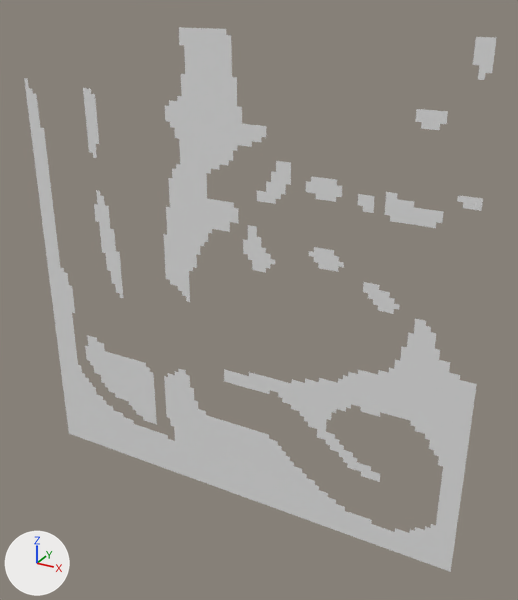
The OBJ model Assets/Tiled2Unity/Meshes/bonus_level.obj as it was, and as the next commit left it.
Before and after are seen from a 50 mm lens placed at (6.2, -36.6, 2.2), pointed at (-14.3, 0.7, -16.4). Arrows for +X, +Y and +Z are at lower left; the lights stay in place. Where no turn or scale is listed for an object, it has been applied to the vertices.

Names of what the first picture shows: 'bonus_level'.
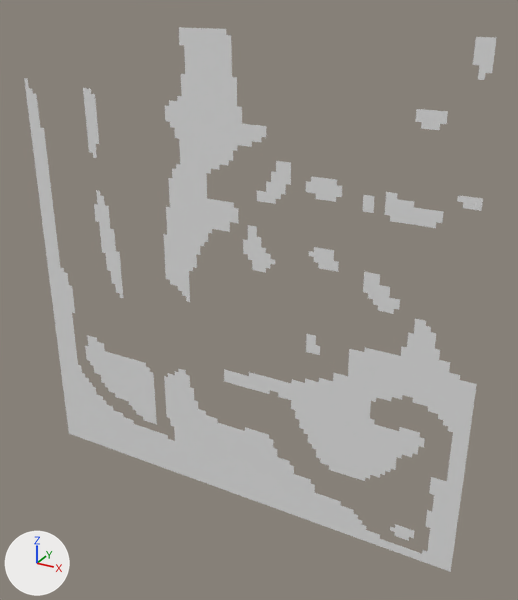
Commit message: Setup down left corner  final level

Boxes [x1, y1, x2, y2] around the edits, measured in the pictures (518 x 600 px):
part 1 of me_bonus_level, added
    after: [306, 334, 320, 355]
part 2 of me_bonus_level, built on
    before: [218, 194, 453, 553]
    after: [295, 272, 441, 533]

What the commit changed:
me_bonus_level is used by ob_bonus_level; location (0.0, 0.0, 0.0).
me_bonus_level had 4152 vertices, 3515 faces and spanned x -32.0..0.0, y 0.0, z -32.0..0.0.
me_bonus_level now has 4326 vertices, 3660 faces and spans x -32.0..0.0, y 0.0, z -32.0..0.0.
me_bonus_level part 1: a new loose piece of 18 vertices spanning x -10.6..-9.6, y 0.0, z -18.9..-17.6.
me_bonus_level part 2: 2 vertices moved from x -3.2..-2.6, y 0.0, z -22.4..-22.1 to x -3.2..-2.9, y 0.0, z -22.7; 147 vertices removed from x -17.0..-1.3, y 0.0, z -31.0..-8.3; 303 vertices added at x -11.2..-1.6, y 0.0, z -30.1..-12.8.
